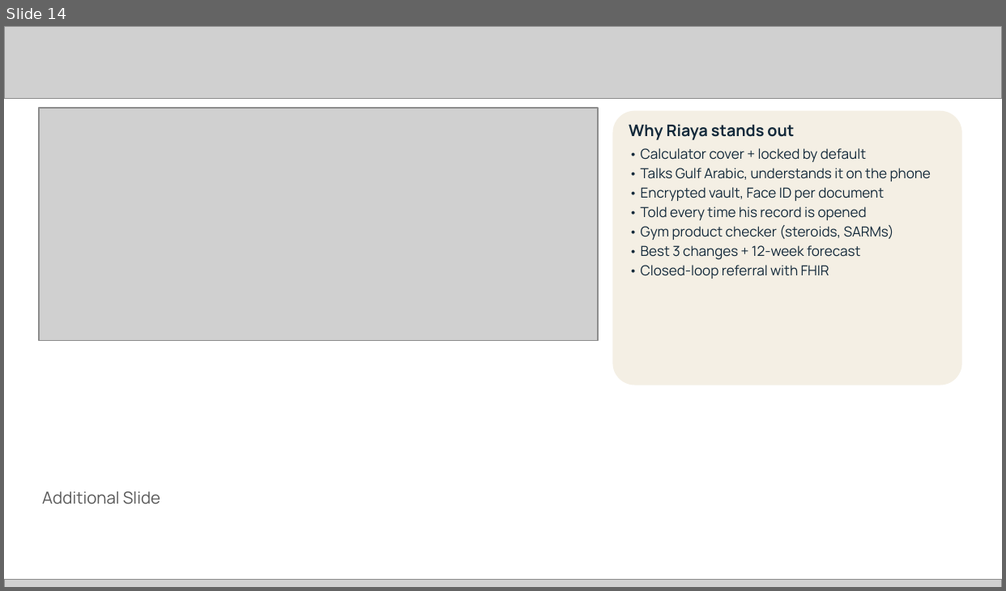
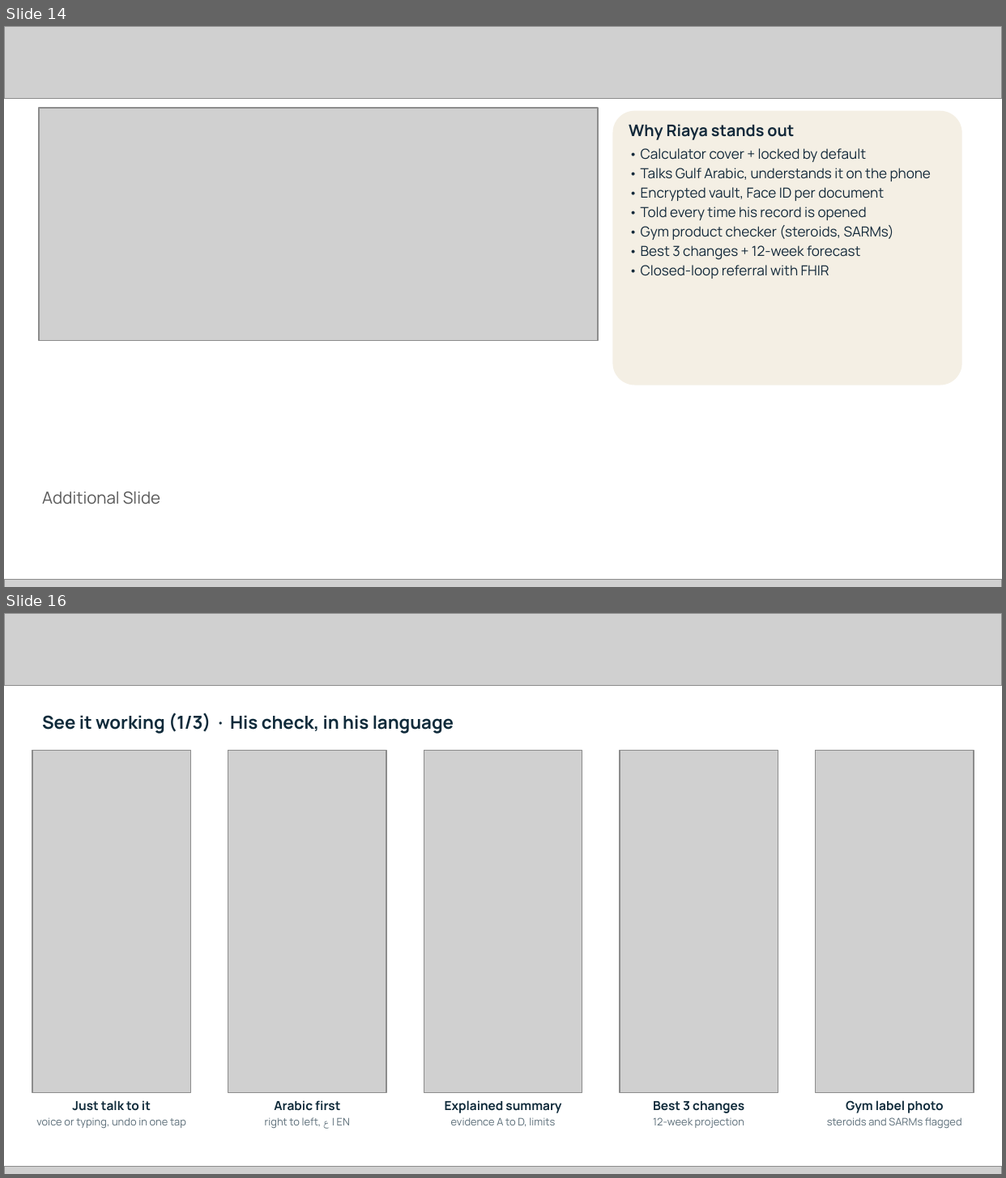
Before and after one commit to yugesh1111/riaya, a slide deck: docs/Riaya_Submission.pptx. Shown one above the other, each under a label of ours: slide 14 before the commit, slides 14 and 16 after it; the slides between them are not shown. The pictures are 1006x591 and 1006x1178 pixels, drawn with LibreOffice and Linux fonts; fonts in the diff are those of the drawing; grey boxes stand for pictures. Boxes give left, top, right and bottom in pixels: in the first picture for what was removed or moved away, otherwise in the second. Text is boxed around its words. In the diff, an @@ line names an element or a change of style, - is before the commit and + after.

```diff
--- a/docs/Riaya_Submission.pptx
+++ b/docs/Riaya_Submission.pptx
@@ slide 16 added at (4,613,1002,1174), background #FFFFFF @@
@@ picture added at (4,613,1002,686) @@
@@ text added at (42,713,454,734), 13 pt, text #0F2A3A, bold @@
+See it working (1/3) · His check, in his language
@@ picture added at (32,751,190,1093) @@
@@ picture added at (228,751,387,1093) @@
@@ picture added at (424,751,583,1093) @@
@@ picture added at (620,751,778,1093) @@
@@ picture added at (816,751,974,1093) @@
@@ text added at (36,1118,186,1128), 7.5 pt, text #5B6D78 @@
+voice or typing, undo in one tap
@@ text added at (72,1101,151,1111), 9 pt, text #0F2A3A, bold @@
+Just talk to it
@@ text added at (265,1118,350,1129), 7.5 pt, text #5B6D78 @@
+right to left, ع | EN
@@ text added at (274,1101,340,1111), 9 pt, text #0F2A3A, bold @@
+Arabic first
@@ text added at (445,1101,561,1114), 9 pt, text #0F2A3A, bold @@
+Explained summary
@@ text added at (451,1118,555,1127), 7.5 pt, text #5B6D78 @@
+evidence A to D, limits
@@ text added at (653,1101,744,1114), 9 pt, text #0F2A3A, bold @@
+Best 3 changes
@@ text added at (653,1118,744,1128), 7.5 pt, text #5B6D78 @@
+12-week projection
@@ text added at (827,1118,962,1129), 7.5 pt, text #5B6D78 @@
+steroids and SARMs flagged
@@ text added at (846,1101,943,1114), 9 pt, text #0F2A3A, bold @@
+Gym label photo
@@ picture added at (4,1167,1002,1174) @@
```
Also in this commit, not shown: 1 slide changed, 3 other slides added, 1 other file.
